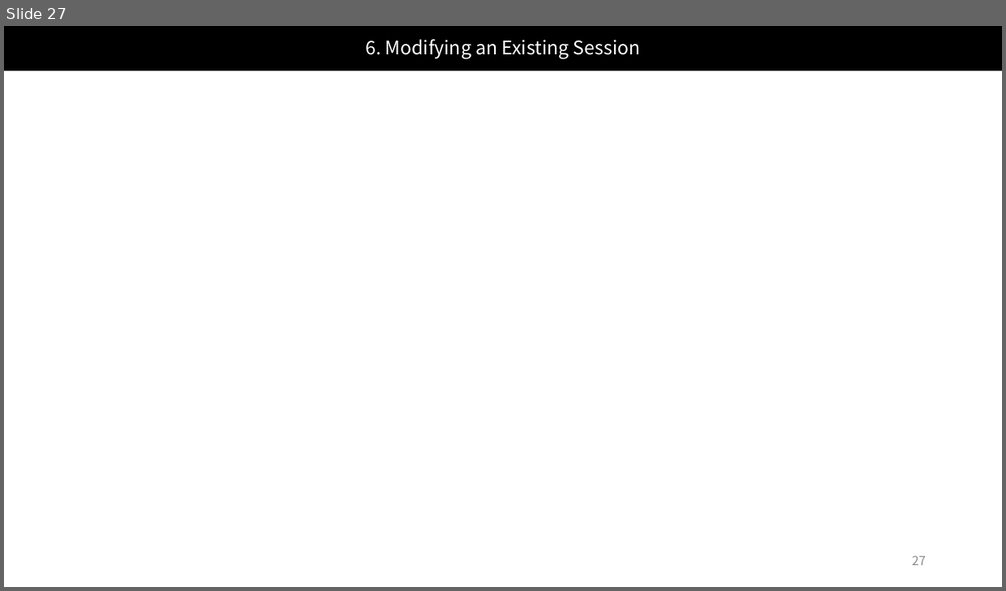
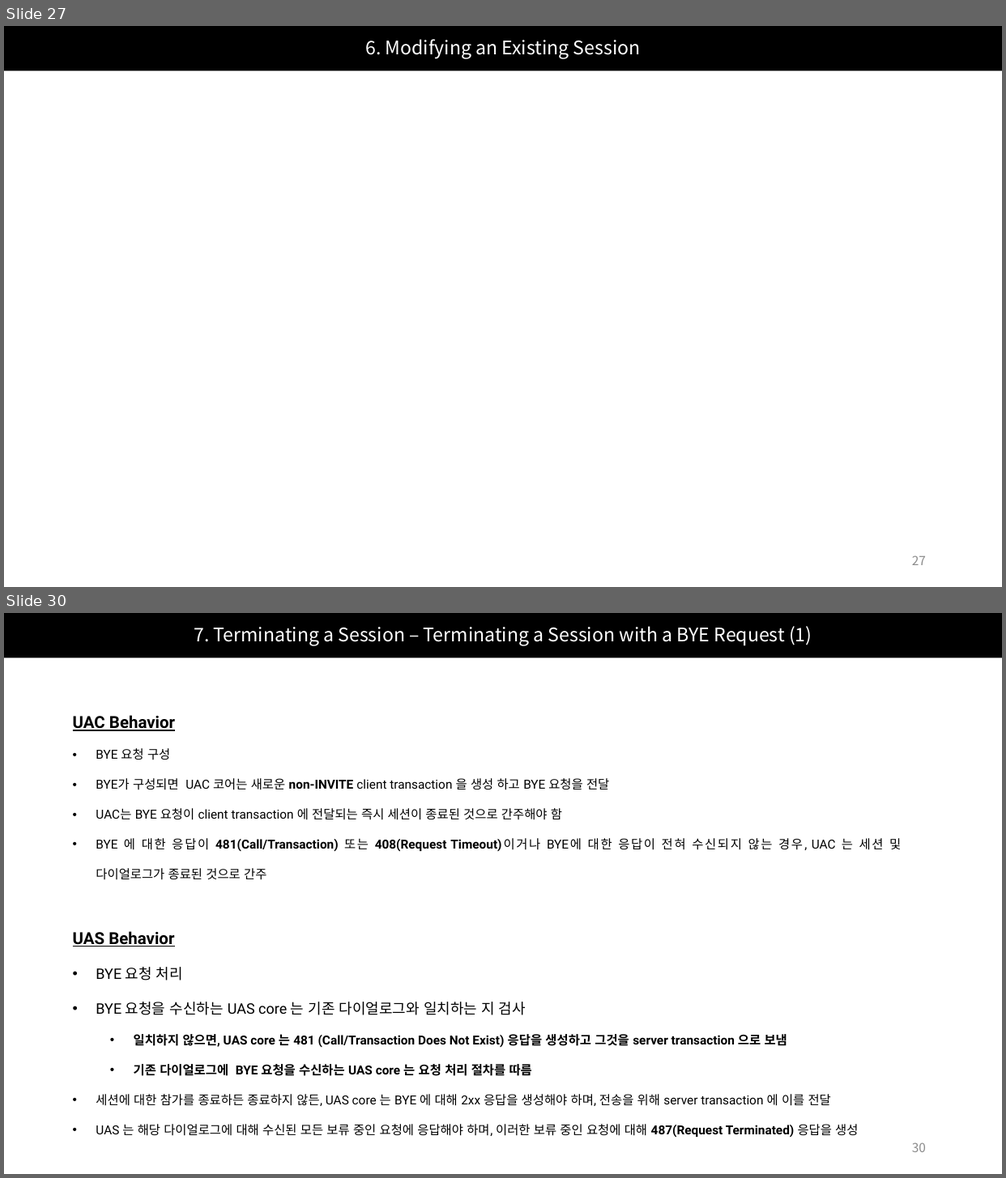
Before and after one commit to Epsilonely/SIP-Survey, a slide deck: 세미나 2차.pptx. Shown one above the other, each under a label of ours: slide 27 before the commit, slides 27 and 30 after it; the slides between them are not shown. The pictures are 1006x591 and 1006x1178 pixels, drawn with LibreOffice and Linux fonts; fonts in the diff are those of the drawing. Boxes give left, top, right and bottom in pixels: in the first picture for what was removed or moved away, otherwise in the second. Text is boxed around its words. In the diff, an @@ line names an element or a change of style, - is before the commit and + after.

Commit message:
docs: Write Terminatin a Session of Section 15

```diff
--- a/세미나 2차.pptx
+++ b/세미나 2차.pptx
@@ slide 30 added at bbox=[4, 613, 1002, 1174], background #FFFFFF @@
@@ title added at bbox=[4, 613, 1002, 658], fill #000000, 18 pt, text #FFFFFF @@
+7. Terminating a Session – Terminating a Session with a BYE Request (1)
@@ text added at bbox=[73, 715, 901, 880], 12 pt, text #000000 @@
+UAC Behavior
+• BYE 요청 구성
+• BYE가 구성되면 UAC 코어는 새로운 non-INVITE client transaction 을 생성 하고 BYE 요청을 전달
+• UAC는 BYE 요청이 client transaction 에 전달되는 즉시 세션이 종료된 것으로 간주해야 함
+• BYE 에 대한 응답이 481(Call/Transaction) 또는 408(Request Timeout)이거나 BYE에 대한 응답이 전혀 수신되지 않는 경우, UAC 는 세션 및 다이얼로그가 종료된 것으로 간주
@@ text added at bbox=[73, 931, 858, 1138], 12 pt, text #000000 @@
+UAS Behavior
+• BYE 요청 처리
+• BYE 요청을 수신하는 UAS core 는 기존 다이얼로그와 일치하는 지 검사
+  • 일치하지 않으면, UAS core 는 481 (Call/Transaction Does Not Exist) 응답을 생성하고 그것을 server transaction 으로 보냄
+  • 기존 다이얼로그에 BYE 요청을 수신하는 UAS core 는 요청 처리 절차를 따름
+• 세션에 대한 참가를 종료하든 종료하지 않든, UAS core 는 BYE 에 대해 2xx 응답을 생성해야 하며, 전송을 위해 server transaction 에 이를 전달
+• UAS 는 해당 다이얼로그에 대해 수신된 모든 보류 중인 요청에 응답해야 하며, 이러한 보류 중인 요청에 대해 487(Request Terminated) 응답을 생성
@@ page number added at bbox=[912, 1143, 926, 1152], 12 pt, text #8C8C8C @@
+30
```
Also in this commit, not shown: 4 slides changed, 2 other slides added.
